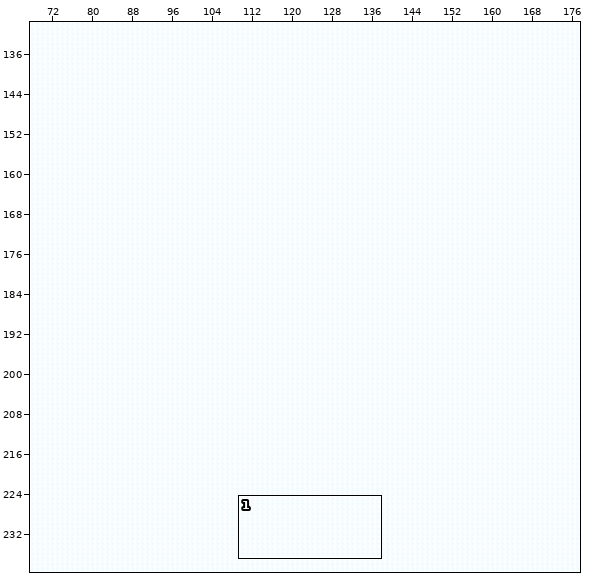
Two versions of a level (Tiled map, android/assets/panda_snow.tmx). Above: a wide view before the commit, with the close-up outlined.
Close-up. As it was:
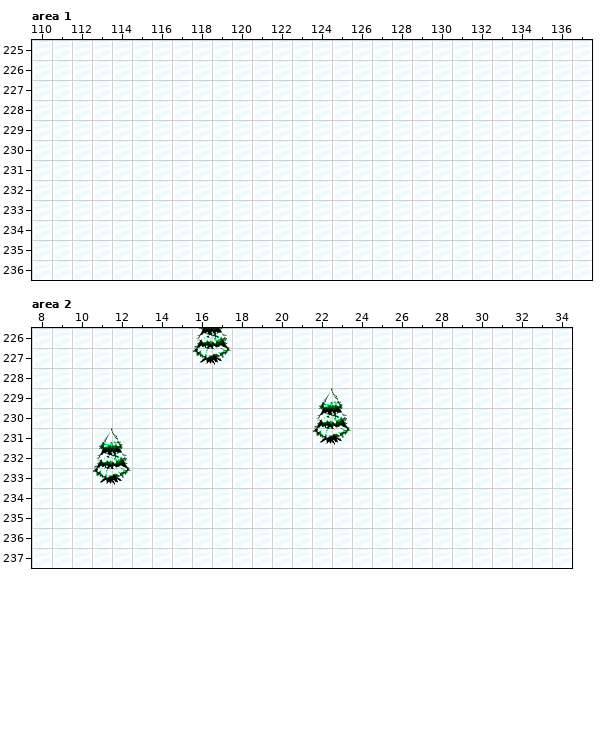
Cells are 32x32 px. Shown: area 1 x 110..137, y 225..236; area 2 x 8..34, y 226..237. The commit also changed other parts of the map, which this record leaves out.
The result:
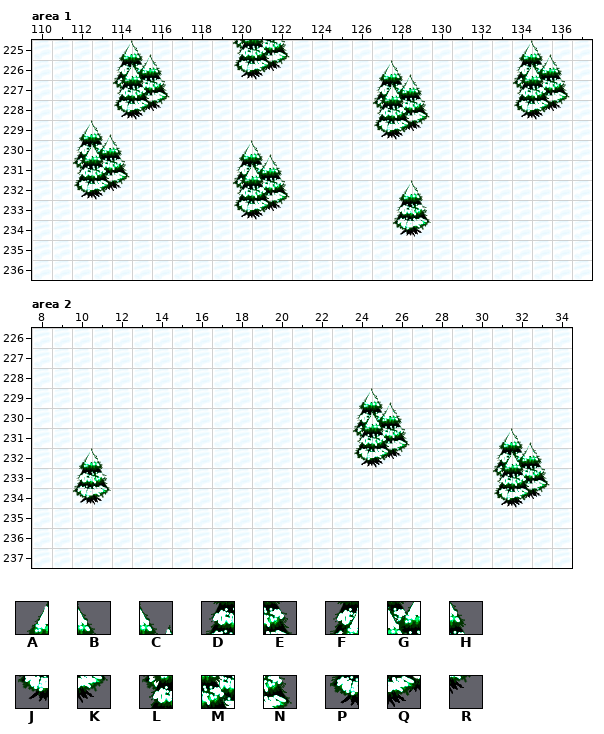
Key: from "snow": A 4, B 5, C 7, D 13, E 14, F 15, G 16, H 17, J 22, K 23, L 24, M 25, N 26, P 33, Q 34, R 35.
_ is an empty cell, . an unchanged one.
From old to new:
--- layer "treebottoms", area 1
@@ x 120..122 @@
-226 ___
+226 PQR
@@ x 114..136 @@
-228 ___.................___
-229 .............___.......
+228 PQR.................PQR
+229 .............PQR.......
@@ x 112..129 @@
-232 ___...............
-233 ........___.......
-234 ................__
+232 PQR...............
+233 ........PQR.......
+234 ................JK
--- layer "treemids", area 1
@@ x 114..136 @@
-225 ......___..............
-226 ___.................___
-227 ___..........___....___
-228 .............___.......
+225 ......LMN..............
+226 FGH.................FGH
+227 LMN..........FGH....LMN
+228 .............LMN.......
@@ x 112..129 @@
-230 ___...............
-231 ___.....___.......
-232 ........___.......
-233 ................__
+230 FGH...............
+231 LMN.....FGH.......
+232 ........LMN.......
+233 ................DE
--- layer "treetops", area 1
@@ x 114..135 @@
-225 __..................__
-226 .............__.......
+225 AC..................AC
+226 .............AC.......
@@ x 112..121 @@
-229 __........
-230 ........__
+229 AC........
+230 ........AC
@@ x 128..129 @@
-232 __
+232 AB
--- layer "treebottoms", area 2
@@ x 16..17 @@
-227 JK
+227 __
@@ x 10..33 @@
-231 ............JK..........
-232 ..............___.......
-233 .JK.....................
-234 __...................___
+231 ............__..........
+232 ..............PQR.......
+233 .__.....................
+234 JK...................PQR
--- layer "treemids", area 2
@@ x 16..17 @@
-226 DE
+226 __
@@ x 10..33 @@
-230 ............DE___.......
-231 ..............___.......
-232 .DE..................___
-233 __...................___
+230 ............__FGH.......
+231 ..............LMN.......
+232 .__..................FGH
+233 DE...................LMN
--- layer "treetops", area 2
@@ x 22..25 @@
-229 AB__
+229 __AC
@@ x 10..32 @@
-231 .AB..................__
-232 __.....................
+231 .__..................AC
+232 AB.....................
